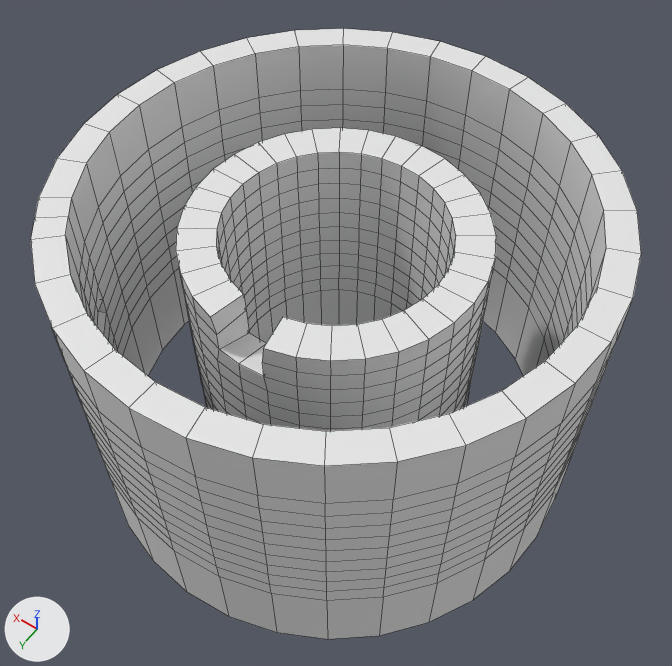
Before and after pictures for a commit that changed the FBX model MantaMadness/Assets/Models/Environment/SM_Lagoon/Lagoon_walls.fbx.
Rendered twice from a 50 mm lens placed at (-5.82, 8.15, 10.98), pointed at (-0.06, 0.09, -1.69). Lighting does not change. The marker at lower left points along +X, +Y and +Z. The older version comes first. Mesh edges are drawn as thin lines. Where no turn or scale is listed for an object, it has been applied to the vertices.

The older version as bpy lines, for what is in view:
```python
me_circle = bpy.data.meshes.new('Circle')
me_circle.from_pydata(...)  # 764 vertices, 732 faces; spans x -2.45..2.45, y -2.45..2.45, z -1.65..3.49
me_circle_001 = bpy.data.meshes.new('Circle.001')
me_circle_001.from_pydata(...)  # 780 vertices, 750 faces; spans x -4.43..4.43, y -4.43..4.43, z -1.67..4.08
ob_lagoon_001 = bpy.data.objects.new('lagoon_001', me_circle)
ob_lagoon_001.location = (0.0, 0.0, -2.81)
ob_lagoon_002 = bpy.data.objects.new('lagoon_002', me_circle_001)
ob_lagoon_002.location = (0.0, 0.0, -2.81)
```
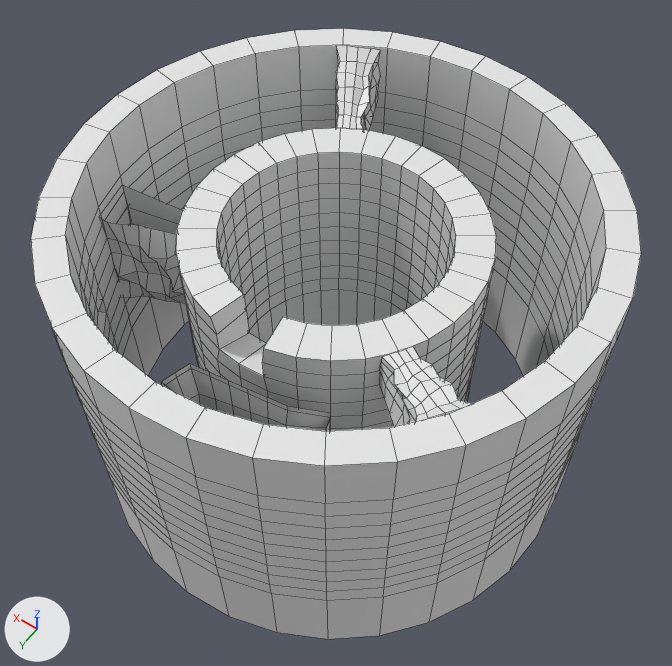
Changed parts and their boxes [x1, y1, x2, y2] in the pictures (672 x 666 px):
'lagoon_006', added
    after: [101, 185, 186, 303]
'lagoon_003', added
    after: [161, 363, 331, 431]
'lagoon_005', added
    after: [379, 347, 472, 426]
'lagoon_004', added
    after: [336, 45, 380, 130]

The change, as a diff of the scene's bpy script:
```diff
--- a/MantaMadness/Assets/Models/Environment/SM_Lagoon/Lagoon_walls.fbx.py
+++ b/MantaMadness/Assets/Models/Environment/SM_Lagoon/Lagoon_walls.fbx.py
@@ me_circle_005 @@
+me_circle_005.from_pydata(...)  # 130 vertices, 128 faces; spans x 1.01..2.3, y -3.61..-1.99, z 2.97..4.08
@@ me_circle_007 @@
+me_circle_007.from_pydata(...)  # 60 vertices, 50 faces; spans x 2.26..3.94, y 0.48..1.69, z 1.0..2.96
@@ me_circle_002 @@
+me_circle_002.from_pydata(...)  # 80 vertices, 64 faces; spans x -1.91..0.67, y 2.39..3.41, z -2.2..-0.22
@@ me_circle_006 @@
+me_circle_006.from_pydata(...)  # 130 vertices, 128 faces; spans x -3.47..-1.88, y 1.17..2.55, z 2.81..4.08
@@ ob_lagoon_004 @@
+ob_lagoon_004 = bpy.data.objects.new('lagoon_004', me_circle_005)
+ob_lagoon_004.location = (0.0, 0.0, -2.81)
@@ ob_lagoon_006 @@
+ob_lagoon_006 = bpy.data.objects.new('lagoon_006', me_circle_007)
+ob_lagoon_006.location = (0.0, 0.0, -2.81)
@@ ob_lagoon_003 @@
+ob_lagoon_003 = bpy.data.objects.new('lagoon_003', me_circle_002)
+ob_lagoon_003.location = (0.0, 0.0, 0.25)
@@ ob_lagoon_005 @@
+ob_lagoon_005 = bpy.data.objects.new('lagoon_005', me_circle_006)
+ob_lagoon_005.location = (0.0, 0.0, -2.81)
```
